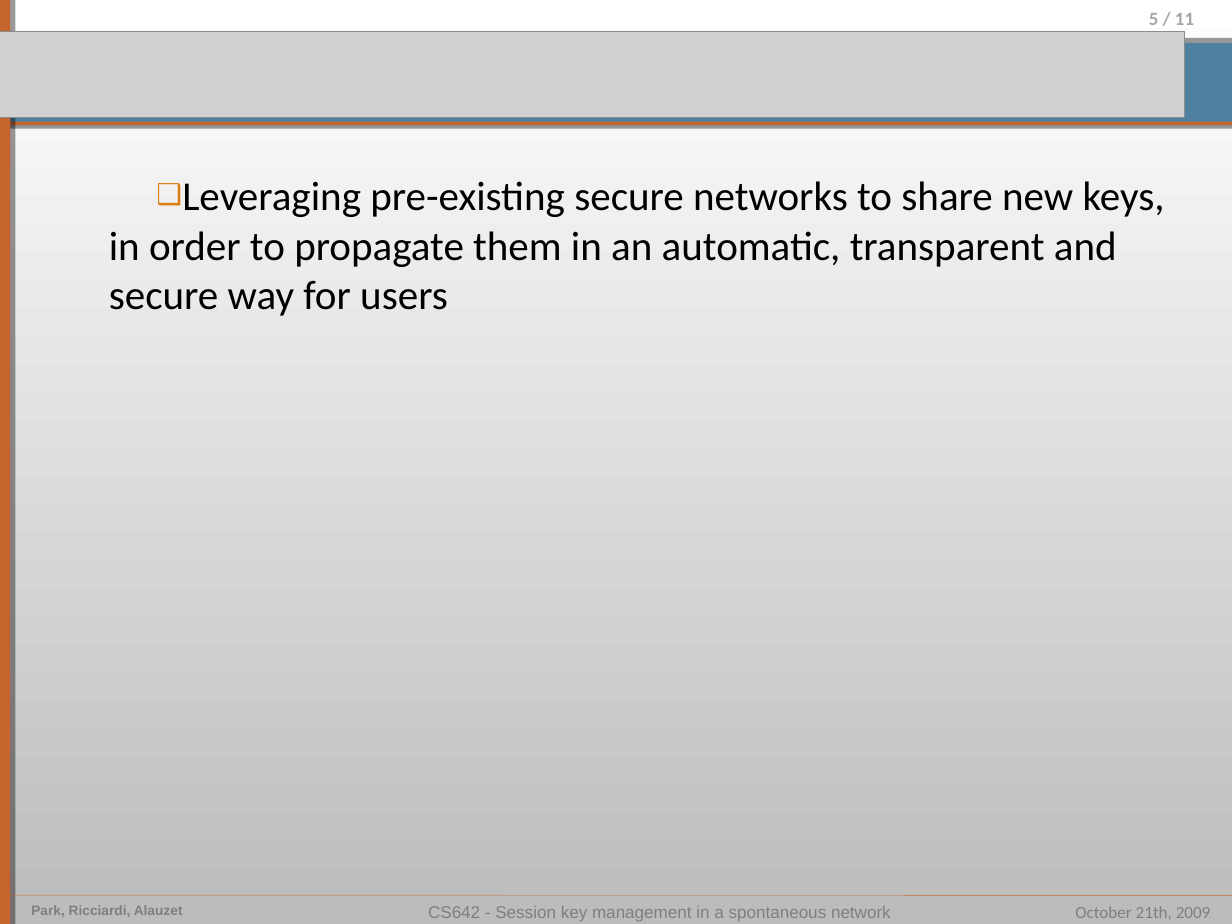
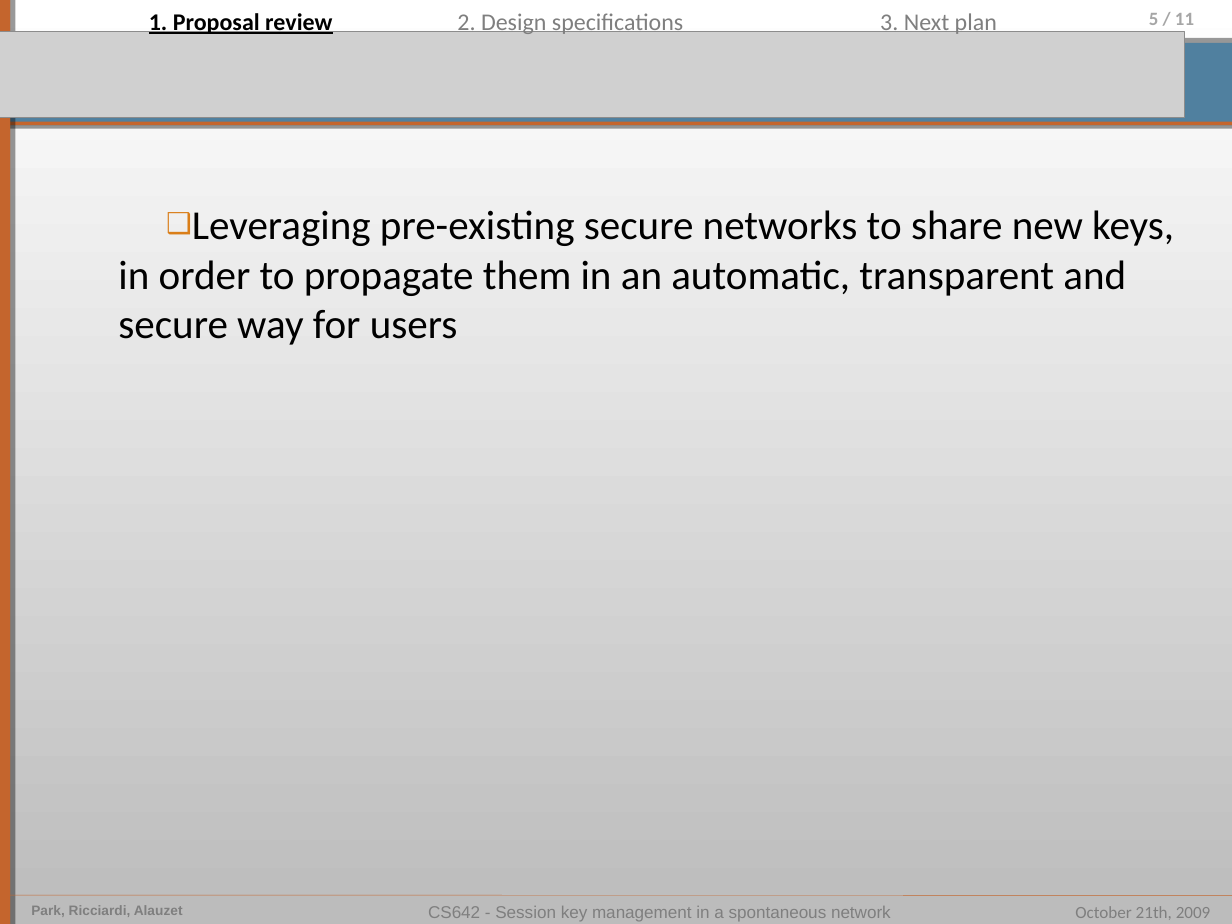
Before and after one commit to pierrealauzet/skemasnet, a slide deck: slide 5 of 2_design/CS462_Skemasnet_design.ppt. Drawn at 1232x924 pixels with LibreOffice and Linux fonts; fonts in the diff are those of the drawing; grey boxes stand for pictures. Boxes give left, top, right and bottom in pixels: in the first picture for what was removed or moved away, otherwise in the second. Text is boxed around its words. In the diff, an @@ line names an element or a change of style, - is before the commit and + after.

```diff
--- a/2_design/CS462_Skemasnet_design.ppt
+++ b/2_design/CS462_Skemasnet_design.ppt
@@ text added at (149,13,332,36), 14 pt, text #000000, bold, underline @@
+1. Proposal review
@@ text added at (457,13,683,36), 14 pt, text #7F7F7F @@
+2. Design specifications
@@ text added at (880,13,997,36), 14 pt, text #7F7F7F @@
+3. Next plan
@@ text "Leveraging pre-existing secure networks to ...": place and size @@
-text "Leveraging pre-existing secure networks to ..." at (109,181,1165,316)
+text "Leveraging pre-existing secure networks to ..." at (118,210,1174,345)
```
Also in this commit, not shown: 6 other slides changed, 4 slides added, 4 slides removed, 1 other file.
